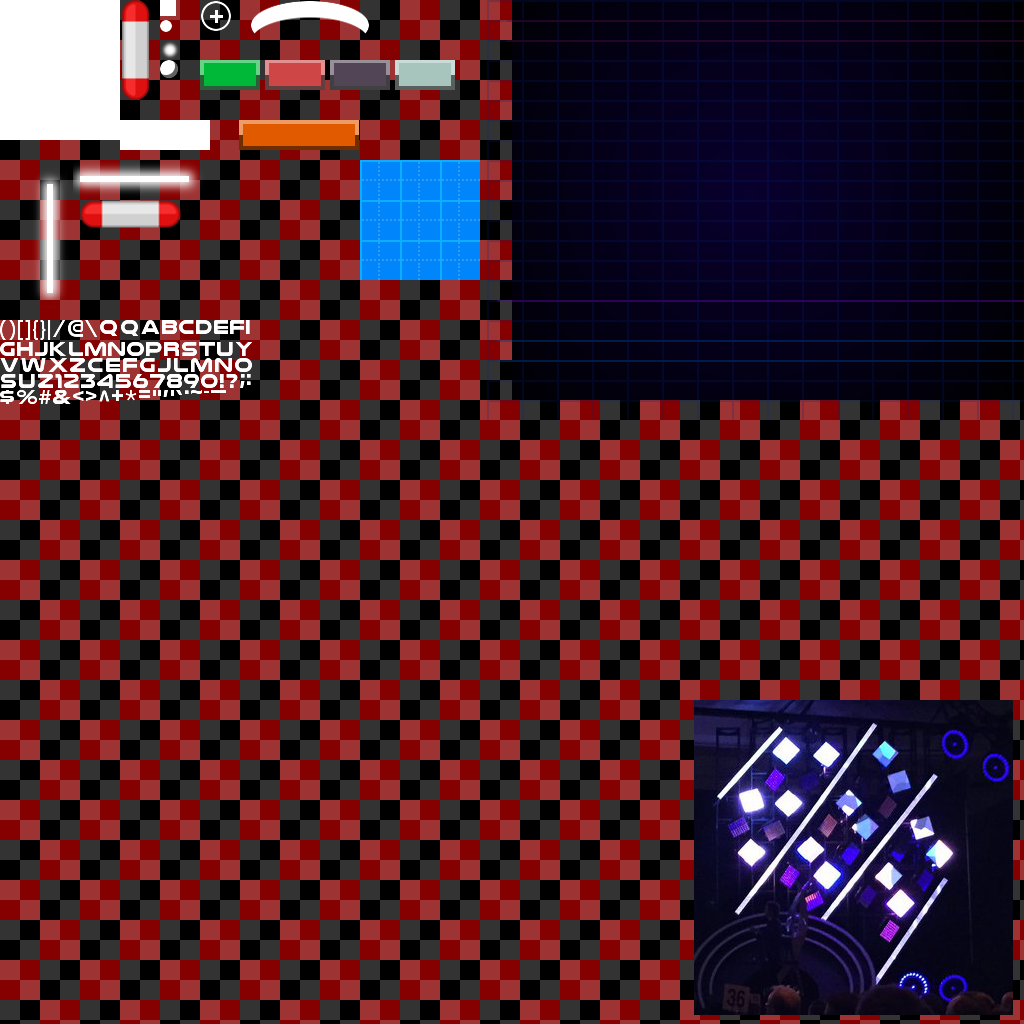
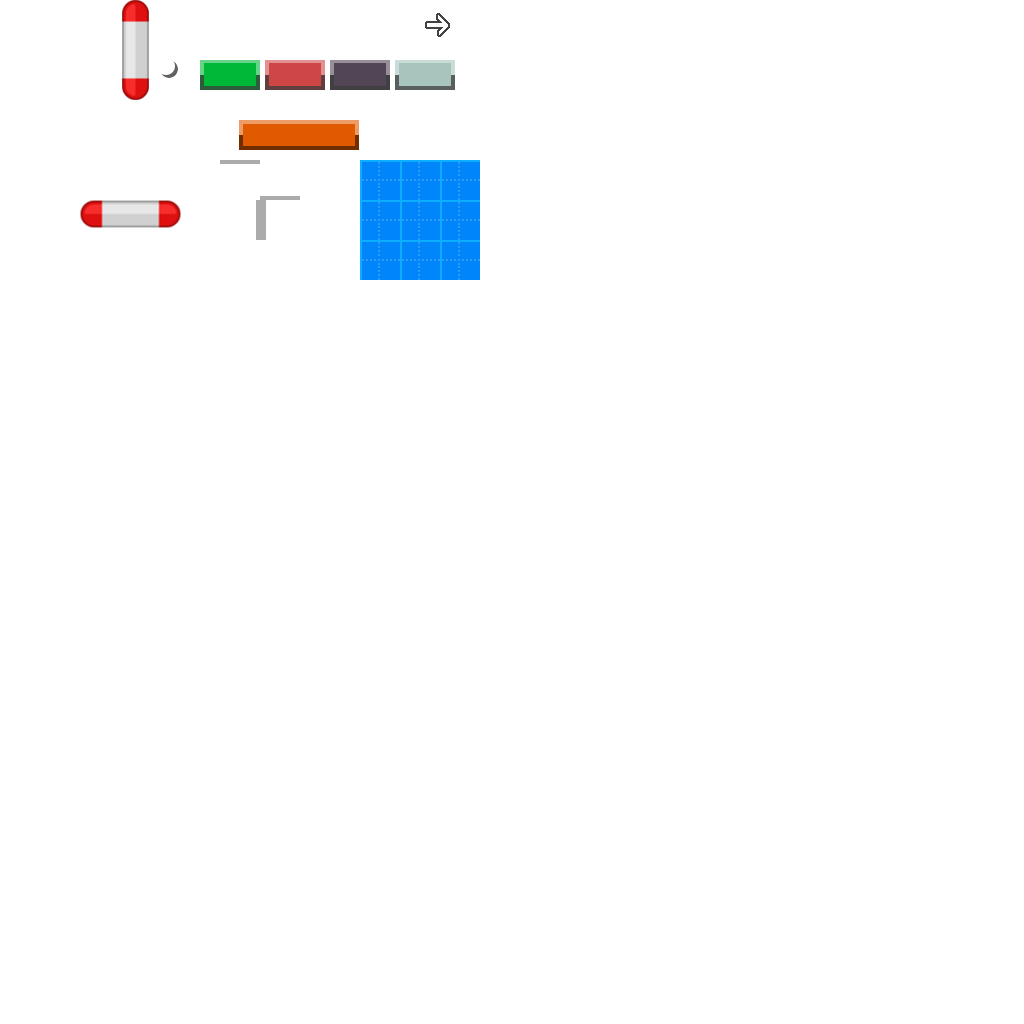
Layers edited between the first and the second w=1024, h=1024 image:
removed layer "Player line" (was 30%) over [497, 300, 1024, 362]
renamed "Ebene #1" to "Ebene #11", opacity 62% → 100%, moved it above "Ebene #9", painted on it over [160, 13, 480, 280]
removed layer "Ebene #7" over [30, 159, 206, 310]
removed layer "Ebene #6" (was 31%) over [512, 0, 1024, 400]
renamed "Red line" to "Level 0 1 2 3 4 5 6 7 8 9", opacity 30% → 100%, painted on it over [481, 10, 1024, 42]
removed layer "Background" (was 20%) over [487, 0, 1024, 420]
painted on "Ebene" over [30, 0, 1024, 1015]
hid "Ebene #3" over [0, 0, 1024, 1024]
